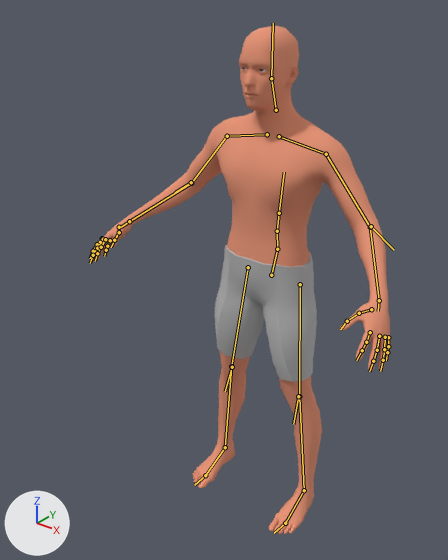
Two versions of the Blender file ScoopsField/res/models/bodymodel_.blend, one commit apart.
The view is the same before and after, from a camera (50 mm lens) standing at (1.093, -1.639, 1.868) and looking at (-0.039, -0.225, 0.991). The lights are fixed; the arrows at lower left show +X, +Y and +Z. The older version comes first. The bones that change, and the others that lie on the model, are drawn over the model as lines.

In view in the first picture: 'Human', 'Human.001'.
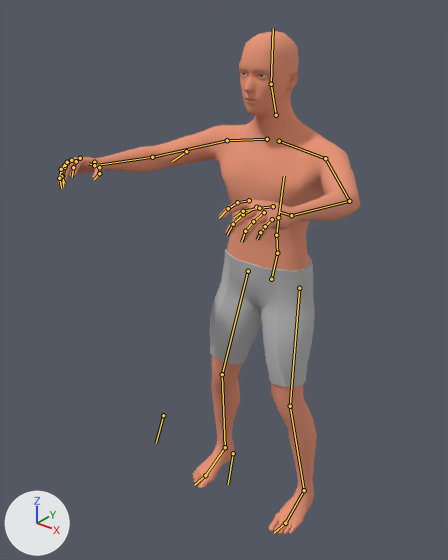
The newer file adds an action. The first version stands in its rest pose; the second is drawn at frame 14 of the action 'turn_left'.

Pixel boxes [x1, y1, x2, y2] of what changed, in the pictures (448 x 560 px):
'Human', posed: before [89, 26, 391, 534]; after [58, 31, 360, 534]
'Human.001', posed: before [214, 245, 322, 466]; after [210, 249, 317, 470]
bone 'pelvis', root to tip: before (271, 275) to (277, 249); after (271, 279) to (277, 253)
bone 'index_01_l', root to tip: before (370, 332) to (366, 342); after (249, 200) to (237, 202)
bone 'middle_01_l', root to tip: before (379, 336) to (377, 350); after (256, 207) to (243, 214)
bone 'pinky_01_l', root to tip: before (388, 337) to (388, 346); after (272, 219) to (265, 226)
bone 'ring_01_l', root to tip: before (385, 337) to (384, 349); after (264, 212) to (253, 221)
bone 'thumb_02_l', root to tip: before (359, 313) to (347, 321); after (259, 208) to (243, 211)
bone 'index_01_r', root to tip: before (102, 238) to (97, 244); after (80, 158) to (76, 161)
bone 'middle_01_r', root to tip: before (103, 239) to (97, 248); after (71, 160) to (65, 167)
bone 'pinky_01_r', root to tip: before (110, 240) to (107, 246); after (65, 165) to (61, 171)
bone 'ring_01_r', root to tip: before (105, 239) to (101, 247); after (67, 162) to (61, 169)
bone 'thumb_02_r', root to tip: before (119, 232) to (114, 240); after (99, 167) to (99, 173)
bone 'elbow_ik_r', root to tip: before (191, 182) to (175, 192); after (186, 151) to (172, 161)
bone 'hand_ik_l', root to tip: before (379, 300) to (378, 311); after (291, 215) to (280, 212)
bone 'hand_ik_r', root to tip: before (129, 221) to (121, 227); after (94, 165) to (88, 163)
bone 'knee_ik_l', root to tip: before (298, 396) to (293, 424); after (233, 453) to (228, 484)
bone 'knee_ik_r', root to tip: before (232, 367) to (225, 391); after (163, 415) to (156, 443)

Diff of the bpy script that builds the scene:
```diff
--- a/ScoopsField/res/models/bodymodel_.blend.py
+++ b/ScoopsField/res/models/bodymodel_.blend.py
@@ bone_pelvis @@
 bone_pelvis = bpy.data.objects['Human.rig'].pose.bones['pelvis']  # child of 'Root'
-bone_pelvis.location = (0.0, 0.0, 0.0)
+bone_pelvis.location = (0.0, -0.014, -0.005)
@@ bone_index_01_l @@
 bone_index_01_l = bpy.data.objects['Human.rig'].pose.bones['index_01_l']  # child of 'hand_l'
-bone_index_01_l.location = (0.0, 0.0, 0.0)
-bone_index_01_l.rotation_quaternion = (1.0, 0.0, 0.0, 0.0)  # degrees (0, 0, 0)
+bone_index_01_l.location = (0.001, 0.003, -0.001)
+bone_index_01_l.rotation_quaternion = (0.995, 0.102, 0.0, 0.0)  # degrees (12, 0, 0)
@@ bone_middle_01_l @@
 bone_middle_01_l = bpy.data.objects['Human.rig'].pose.bones['middle_01_l']  # child of 'hand_l'
-bone_middle_01_l.location = (0.0, 0.0, 0.0)
-bone_middle_01_l.rotation_quaternion = (1.0, 0.0, 0.0, 0.0)  # degrees (0, 0, 0)
+bone_middle_01_l.location = (0.001, 0.002, 0.001)
+bone_middle_01_l.rotation_quaternion = (0.987, 0.159, 0.0, 0.0)  # degrees (18, 0, 0)
@@ bone_pinky_01_l @@
 bone_pinky_01_l = bpy.data.objects['Human.rig'].pose.bones['pinky_01_l']  # child of 'hand_l'
-bone_pinky_01_l.location = (0.0, 0.0, 0.0)
-bone_pinky_01_l.rotation_quaternion = (1.0, 0.0, 0.0, 0.0)  # degrees (0, 0, 0)
+bone_pinky_01_l.location = (0.0, -0.006, 0.0)
+bone_pinky_01_l.rotation_quaternion = (0.976, 0.218, 0.0, 0.0)  # degrees (25, 0, 0)
@@ bone_ring_01_l @@
 bone_ring_01_l = bpy.data.objects['Human.rig'].pose.bones['ring_01_l']  # child of 'hand_l'
-bone_ring_01_l.location = (0.0, 0.0, 0.0)
-bone_ring_01_l.rotation_quaternion = (1.0, 0.0, 0.0, 0.0)  # degrees (0, 0, 0)
+bone_ring_01_l.location = (0.0, 0.0, 0.001)
+bone_ring_01_l.rotation_quaternion = (0.981, 0.195, 0.0, 0.0)  # degrees (22, 0, 0)
@@ bone_thumb_02_l @@
 bone_thumb_02_l = bpy.data.objects['Human.rig'].pose.bones['thumb_02_l']  # child of 'thumb_01_l'
-bone_thumb_02_l.rotation_quaternion = (1.0, 0.0, 0.0, 0.0)  # degrees (0, 0, 0)
+bone_thumb_02_l.rotation_quaternion = (0.991, 0.13, 0.0, 0.0)  # degrees (15, 0, 0)
@@ bone_elbow_ik_l @@
 bone_elbow_ik_l = bpy.data.objects['Human.rig'].pose.bones['elbow_ik_l']  # child of 'spine_03'
-bone_elbow_ik_l.location = (0.0, 0.0, 0.0)
+bone_elbow_ik_l.location = (-0.059, 0.107, 0.223)
@@ bone_index_01_r @@
 bone_index_01_r = bpy.data.objects['Human.rig'].pose.bones['index_01_r']  # child of 'hand_r'
-bone_index_01_r.location = (0.0, 0.0, 0.0)
-bone_index_01_r.rotation_quaternion = (1.0, 0.0, 0.0, 0.0)  # degrees (0, 0, 0)
+bone_index_01_r.location = (-0.001, 0.003, -0.001)
+bone_index_01_r.rotation_quaternion = (0.992, 0.101, 0.0, 0.0)  # degrees (12, 0, 0)
@@ bone_middle_01_r @@
 bone_middle_01_r = bpy.data.objects['Human.rig'].pose.bones['middle_01_r']  # child of 'hand_r'
-bone_middle_01_r.location = (0.0, 0.0, 0.0)
-bone_middle_01_r.rotation_quaternion = (1.0, 0.0, 0.0, 0.0)  # degrees (0, 0, 0)
+bone_middle_01_r.location = (-0.001, 0.002, 0.001)
+bone_middle_01_r.rotation_quaternion = (0.987, 0.159, 0.0, 0.0)  # degrees (18, 0, 0)
@@ bone_pinky_01_r @@
 bone_pinky_01_r = bpy.data.objects['Human.rig'].pose.bones['pinky_01_r']  # child of 'hand_r'
-bone_pinky_01_r.location = (0.0, 0.0, 0.0)
-bone_pinky_01_r.rotation_quaternion = (1.0, 0.0, 0.0, 0.0)  # degrees (0, 0, 0)
+bone_pinky_01_r.location = (0.0, -0.006, 0.0)
+bone_pinky_01_r.rotation_quaternion = (0.975, 0.218, 0.0, 0.0)  # degrees (25, 0, 0)
@@ bone_ring_01_r @@
 bone_ring_01_r = bpy.data.objects['Human.rig'].pose.bones['ring_01_r']  # child of 'hand_r'
-bone_ring_01_r.location = (0.0, 0.0, 0.0)
-bone_ring_01_r.rotation_quaternion = (1.0, 0.0, 0.0, 0.0)  # degrees (0, 0, 0)
+bone_ring_01_r.location = (0.0, 0.0, 0.001)
+bone_ring_01_r.rotation_quaternion = (0.98, 0.195, 0.0, 0.0)  # degrees (22, 0, 0)
@@ bone_thumb_02_r @@
 bone_thumb_02_r = bpy.data.objects['Human.rig'].pose.bones['thumb_02_r']  # child of 'thumb_01_r'
-bone_thumb_02_r.rotation_quaternion = (1.0, 0.0, 0.0, 0.0)  # degrees (0, 0, 0)
+bone_thumb_02_r.rotation_quaternion = (0.991, 0.13, 0.0, 0.0)  # degrees (15, 0, 0)
@@ bone_elbow_ik_r @@
 bone_elbow_ik_r = bpy.data.objects['Human.rig'].pose.bones['elbow_ik_r']  # child of 'spine_03'
-bone_elbow_ik_r.location = (0.0, 0.0, 0.0)
+bone_elbow_ik_r.location = (0.059, 0.107, 0.223)
@@ bone_hand_ik_l @@
 bone_hand_ik_l = bpy.data.objects['Human.rig'].pose.bones['hand_ik_l']  # child of 'spine_03'
-bone_hand_ik_l.location = (0.0, 0.0, 0.0)
-bone_hand_ik_l.rotation_euler = (0.0, 0.0, 0.0)  # degrees (0, 0, 0)
+bone_hand_ik_l.location = (-0.385, 0.028, 0.145)
+bone_hand_ik_l.rotation_euler = (0.541, 0.14, 1.152)  # degrees (31, 8, 66)
@@ bone_hand_ik_r @@
 bone_hand_ik_r = bpy.data.objects['Human.rig'].pose.bones['hand_ik_r']  # child of 'spine_03'
-bone_hand_ik_r.location = (0.0, 0.0, 0.0)
-bone_hand_ik_r.rotation_quaternion = (1.0, 0.0, 0.0, 0.0)  # degrees (0, 0, 0)
+bone_hand_ik_r.location = (0.385, 0.028, 0.145)
+bone_hand_ik_r.rotation_quaternion = (0.819, 0.186, -0.201, -0.504)  # degrees (31, -8, -66)
@@ bone_knee_ik_l @@
 bone_knee_ik_l = bpy.data.objects['Human.rig'].pose.bones['knee_ik_l']
-bone_knee_ik_l.location = (0.0, 0.0, 0.0)
+bone_knee_ik_l.location = (-0.141, 0.126, -0.337)
@@ bone_knee_ik_r @@
 bone_knee_ik_r = bpy.data.objects['Human.rig'].pose.bones['knee_ik_r']
-bone_knee_ik_r.location = (0.0, 0.0, 0.0)
+bone_knee_ik_r.location = (0.141, 0.126, -0.337)
```
